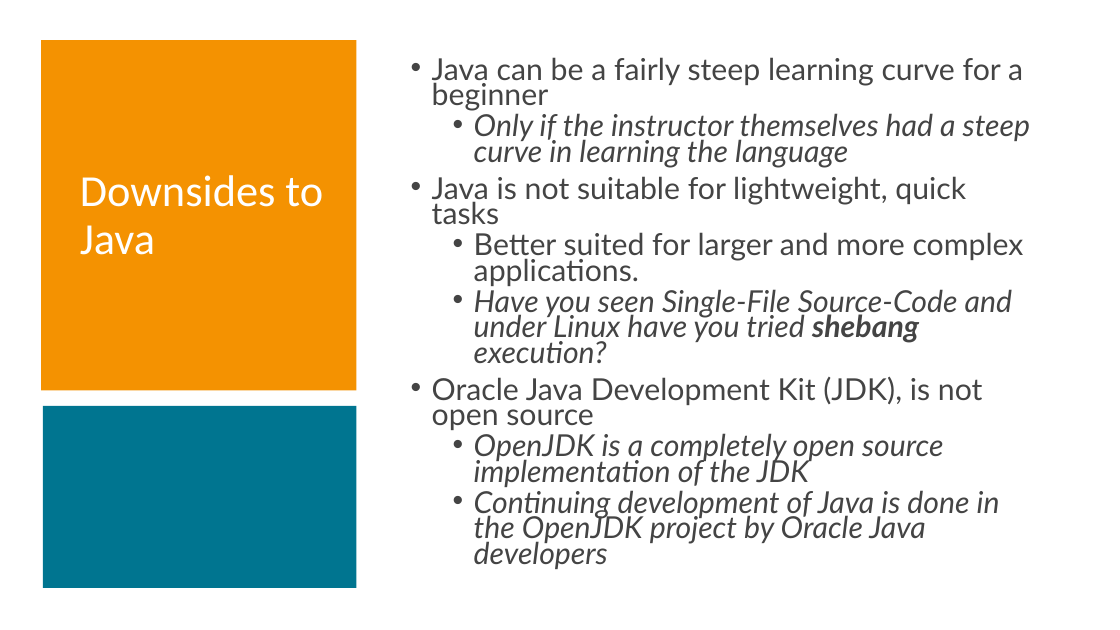
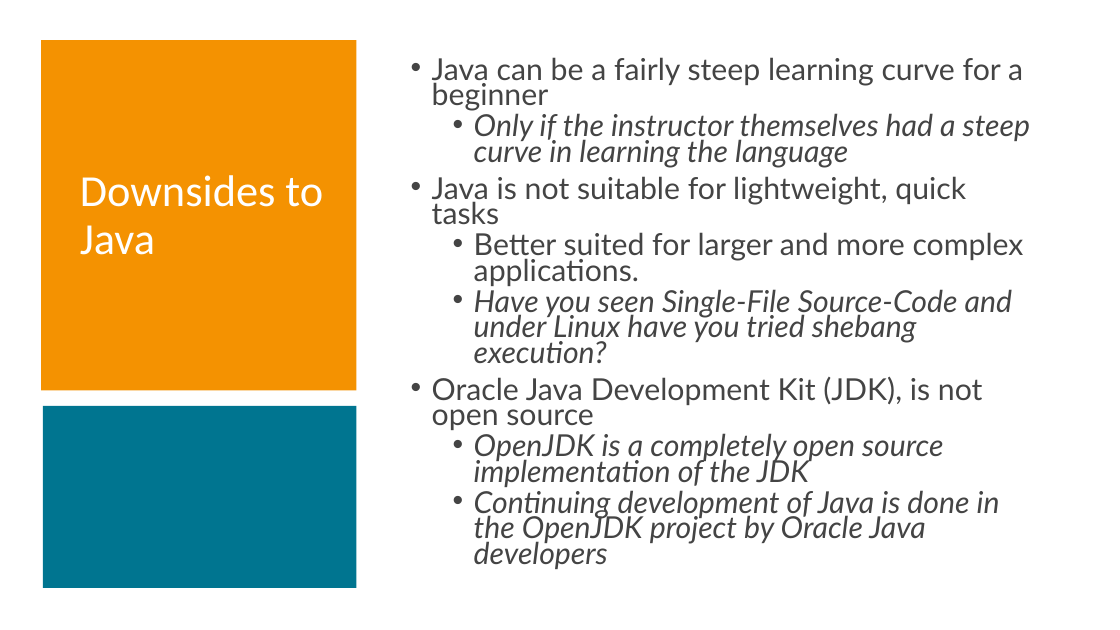
Before and after one commit to Sebas-gatica-dev/JCP_EC_Education_WG_Presentation, a slide deck: slide 3 of Java in Education For JUGs Without Notes.pptx. Drawn at 1120x630 pixels with LibreOffice and Linux fonts; fonts in the diff are those of the drawing. Boxes give left, top, right and bottom in pixels: in the first picture for what was removed or moved away, otherwise in the second. Text is boxed around its words. In the diff, an @@ line names an element or a change of style, - is before the commit and + after.

```diff
--- a/Java in Education For JUGs Without Notes.pptx
+++ b/Java in Education For JUGs Without Notes.pptx
@@ text at box(474, 289, 1012, 363): bold off in "shebang" @@
```
Also in this commit, not shown: 7 other slides changed, 1 other file.
